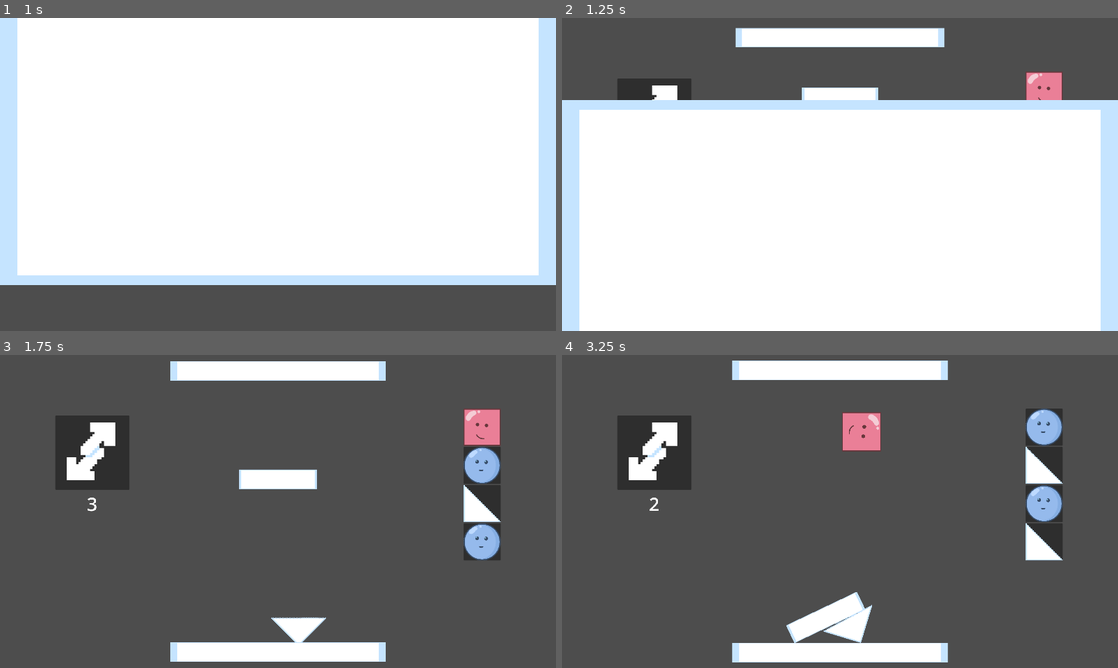
Above: before the commit, frames 1-4 (two rows, left to right).
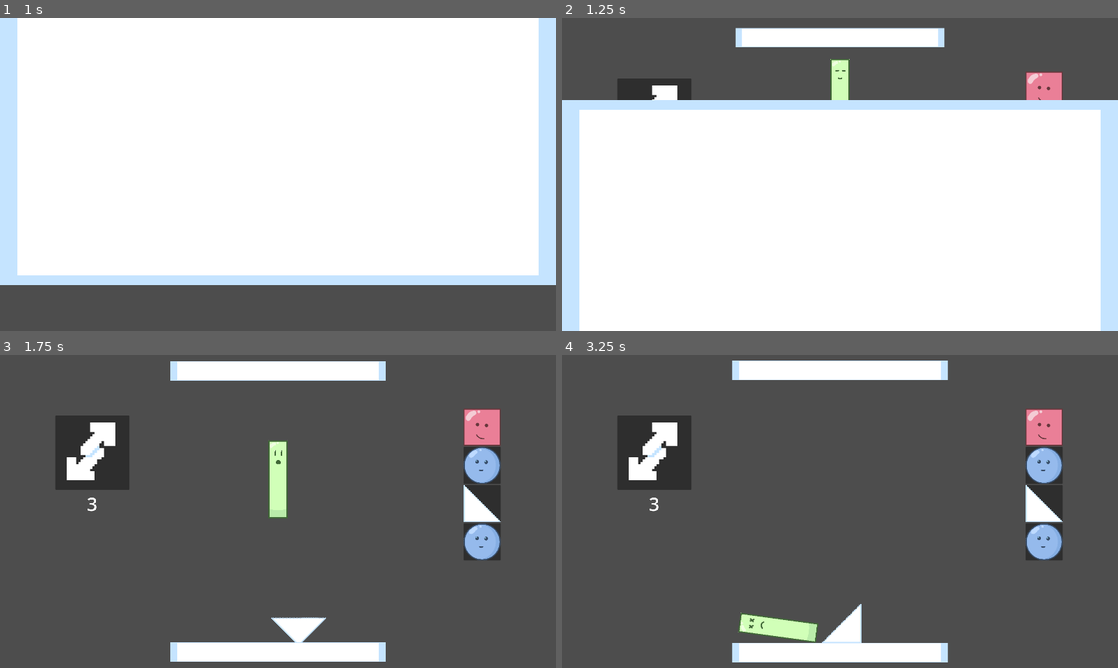
Above: after the commit, the same moments.

Repository: nullishew/game-jam-palindome
Game: Godot game, scene res://scenes/menu.tscn
Same seed, same stepped clock (60 frames per second), same inputs: the game is played once before the commit and once after it.
Inputs:
- Up to frame 1 (1 s): click "Start" at 0.5 s
- Up to frame 2 (1.25 s): no input
- Up to frame 3 (1.75 s): tap Enter (ui_accept) at 1.25, 1.52 s; hold Right (ui_right) from 1.28 s (still down)
- Up to frame 4 (3.25 s): release Right (ui_right) at 2.03 s; hold Left (ui_left) 2.03-2.78 s; tap Enter (ui_accept) at 2.27 s; hold Right (ui_right) from 2.78 s (still down)

Frame 1 is identical in both runs. In frame 2, 0.9% of the frame differs, in the area x 43-57%, y 13-27%; in frame 3, 1.5%; in frame 4, 5.6%, in the area x 15-91%, y 17-92%.

Commit message:
game_over_menu adjustment + i piece art

Diff:
--- a/scenes/game.tscn
+++ b/scenes/game.tscn
@@ -5,12 +5,12 @@
 [ext_resource type="PackedScene" uid="uid://cdw325613l8rk" path="res://scenes/pieces/i_piece.tscn" id="3_iywne"]
 [ext_resource type="PackedScene" uid="uid://b4g4t2trs4wr7" path="res://scenes/platform.tscn" id="3_lbhrr"]
 [ext_resource type="PackedScene" uid="uid://7g6rkmeteclo" path="res://scenes/pieces/block_piece.tscn" id="3_lnu2h"]
-[ext_resource type="Texture2D" uid="uid://cet7ctj3s6hk2" path="res://assets/placeholder_grid_paper.png" id="4_0tnpc"]
 [ext_resource type="Texture2D" uid="uid://co2wawj7rvqr1" path="res://assets/pieces/square_piece/square_piece_idle.png" id="4_kvuet"]
 [ext_resource type="PackedScene" uid="uid://bdajgv04xnnoe" path="res://scenes/death_zone.tscn" id="4_lbhrr"]
 [ext_resource type="PackedScene" uid="uid://c5u6qthot4jji" path="res://scenes/pieces/triangle_piece.tscn" id="4_p57ef"]
 [ext_resource type="Texture2D" uid="uid://bq3ae8khmoe8a" path="res://assets/placeholder_triangle_grid_paper.png" id="6_vtaks"]
 [ext_resource type="PackedScene" uid="uid://diklw5uaphjog" path="res://scenes/pieces/circle_piece.tscn" id="8_kvpfn"]
+[ext_resource type="Texture2D" uid="uid://did35gbm72b6b" path="res://assets/pieces/i_piece/i_piece_idle.png" id="8_kvuet"]
 [ext_resource type="Texture2D" uid="uid://r1kfta300r5y" path="res://assets/pieces/circle_piece/circle_piece_idle.png" id="9_dinhu"]
 [ext_resource type="Texture2D" uid="uid://dkk1n20ej2r8v" path="res://assets/placeholder_reverse.png" id="12_dinhu"]
 
@@ -28,7 +28,7 @@
 
 [sub_resource type="Resource" id="Resource_kvuet"]
 script = ExtResource("2_gee14")
-ui_texture = ExtResource("4_0tnpc")
+ui_texture = ExtResource("8_kvuet")
 packed_scene = ExtResource("3_iywne")
 metadata/_custom_type_script = "uid://cpowjncfu48nu"
 
--- a/scenes/game_over.tscn
+++ b/scenes/game_over.tscn
@@ -40,16 +40,10 @@
 grow_horizontal = 2
 alignment = 1
 
-[node name="Your" type="Label" parent="Panel/Turn Count/HBoxContainer" unique_id=1265249547]
+[node name="You" type="Label" parent="Panel/Turn Count/HBoxContainer" unique_id=1265249547]
 layout_mode = 2
 theme_override_font_sizes/font_size = 60
-text = "your"
-horizontal_alignment = 1
-
-[node name="Monstrosity" type="Label" parent="Panel/Turn Count/HBoxContainer" unique_id=1430901495]
-layout_mode = 2
-theme_override_font_sizes/font_size = 60
-text = " monstrosity"
+text = "You"
 horizontal_alignment = 1
 
 [node name="Lasted" type="Label" parent="Panel/Turn Count/HBoxContainer" unique_id=1136039942]
@@ -73,12 +67,6 @@
 text = "67"
 horizontal_alignment = 1
 
-[node name="Turns" type="Label" parent="Panel/Turn Count/HBoxContainer2" unique_id=393414209]
-layout_mode = 2
-theme_override_font_sizes/font_size = 100
-text = " turns"
-horizontal_alignment = 1
-
 [node name="Emote Label" type="Label" parent="Panel" unique_id=421588151]
 layout_mode = 1
 anchors_preset = 10
@@ -89,7 +77,7 @@
 offset_bottom = 629.0
 grow_horizontal = 2
 theme_override_font_sizes/font_size = 150
-text = "/ (T_T) \\"
+text = "¯\\_(ツ)_/¯"
 horizontal_alignment = 1
 
 [node name="Replay Button" type="Button" parent="Panel" unique_id=713294060]
--- a/scenes/pieces/i_piece.tscn
+++ b/scenes/pieces/i_piece.tscn
@@ -2,21 +2,27 @@
 
 [ext_resource type="PhysicsMaterial" uid="uid://dh6cj6si5sd6o" path="res://resources/piece_physics_material.tres" id="1_am0gy"]
 [ext_resource type="Script" uid="uid://btsm8qmr8f3pf" path="res://scripts/piece.gd" id="2_o67my"]
-[ext_resource type="Texture2D" uid="uid://cet7ctj3s6hk2" path="res://assets/placeholder_grid_paper.png" id="3_3guy0"]
+[ext_resource type="Texture2D" uid="uid://did35gbm72b6b" path="res://assets/pieces/i_piece/i_piece_idle.png" id="3_am0gy"]
+[ext_resource type="Texture2D" uid="uid://dyxou6jo0avjv" path="res://assets/pieces/i_piece/i_piece_impact.png" id="4_3guy0"]
+[ext_resource type="Texture2D" uid="uid://bnjsk6xih14do" path="res://assets/pieces/i_piece/i_piece_moving.png" id="5_30pr3"]
 
 [sub_resource type="RectangleShape2D" id="RectangleShape2D_f436w"]
-size = Vector2(128, 32)
+size = Vector2(32, 128)
 
-[node name="IPiece" type="RigidBody2D" unique_id=496270264]
+[node name="IPiece" type="RigidBody2D" unique_id=496270264 node_paths=PackedStringArray("sprite")]
 mass = 15.0
 physics_material_override = ExtResource("1_am0gy")
 linear_damp = 2.0
 script = ExtResource("2_o67my")
+sprite = NodePath("Sprite2D")
+idle_texture = ExtResource("3_am0gy")
+impact_texture = ExtResource("4_3guy0")
+moving_texture = ExtResource("5_30pr3")
 metadata/_custom_type_script = "uid://btsm8qmr8f3pf"
 
 [node name="Sprite2D" type="Sprite2D" parent="." unique_id=30776167]
-scale = Vector2(4, 1)
-texture = ExtResource("3_3guy0")
+scale = Vector2(0.25, 0.25)
+texture = ExtResource("3_am0gy")
 
 [node name="CollisionShape2D" type="CollisionShape2D" parent="." unique_id=1443196901]
 shape = SubResource("RectangleShape2D_f436w")
Binary file added: assets/pieces/i_piece/i_piece_idle.png
Not shown, added: assets/pieces/i_piece/i_piece_idle.png.import
Binary file added: assets/pieces/i_piece/i_piece_impact.png
Not shown, added: assets/pieces/i_piece/i_piece_impact.png.import
Binary file added: assets/pieces/i_piece/i_piece_moving.png
Not shown, added: assets/pieces/i_piece/i_piece_moving.png.import
